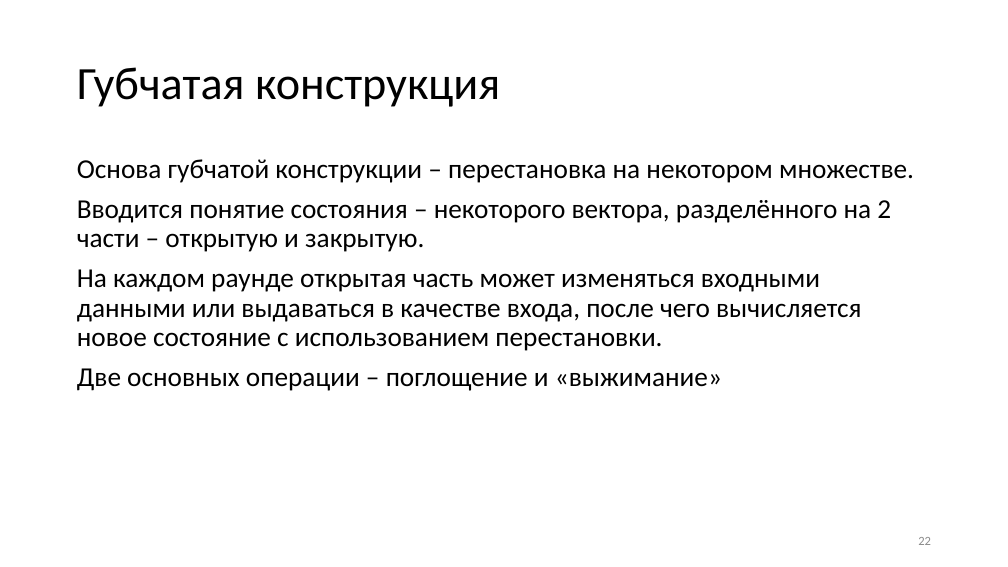
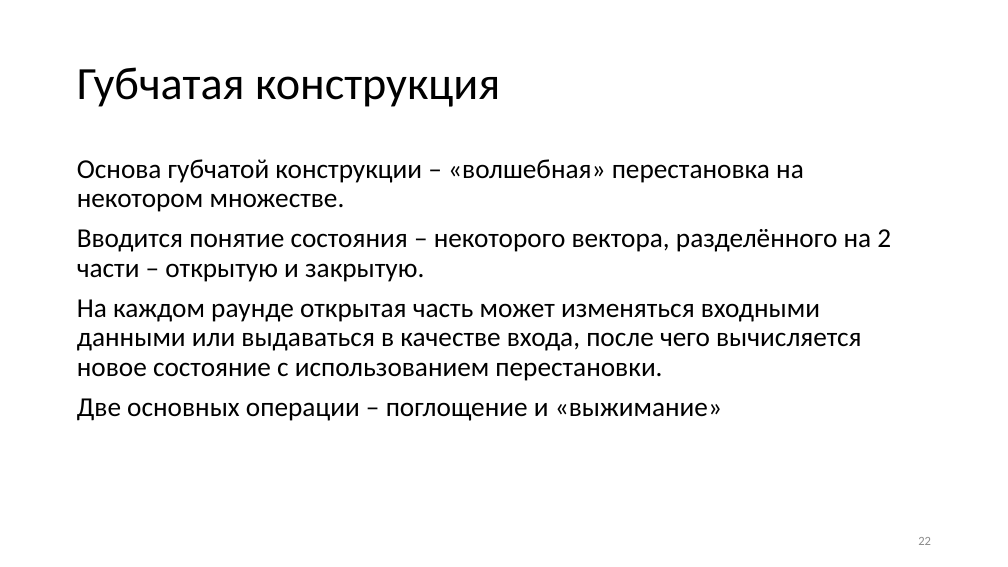
Before and after one commit to GeorgyFirsov-s-forks/CryptoLectures, a slide deck: slide 22 of Lectures/Lecture11.pptx. Drawn at 1008x567 pixels with LibreOffice and Linux fonts; fonts in the diff are those of the drawing. Boxes give left, top, right and bottom in pixels: in the first picture for what was removed or moved away, otherwise in the second. Text is boxed around its words. In the diff, an @@ line names an element or a change of style, - is before the commit and + after.

```diff
--- a/Lectures/Lecture11.pptx
+++ b/Lectures/Lecture11.pptx
@@ text at bbox=[77, 159, 804, 212]: text changed @@
-Основа губчатой конструкции – перестановка на некотором множестве.
+Основа губчатой конструкции – «волшебная» перестановка на некотором множестве.
```
Also in this commit, not shown: 3 other slides changed, 3 slides added, 1 other file.
